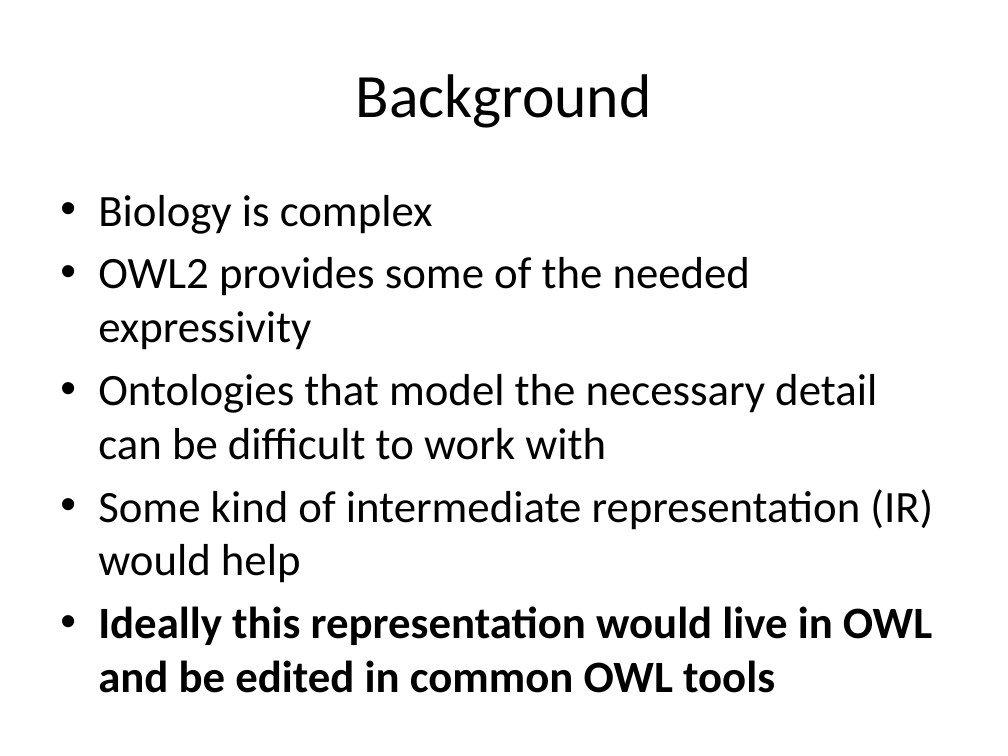
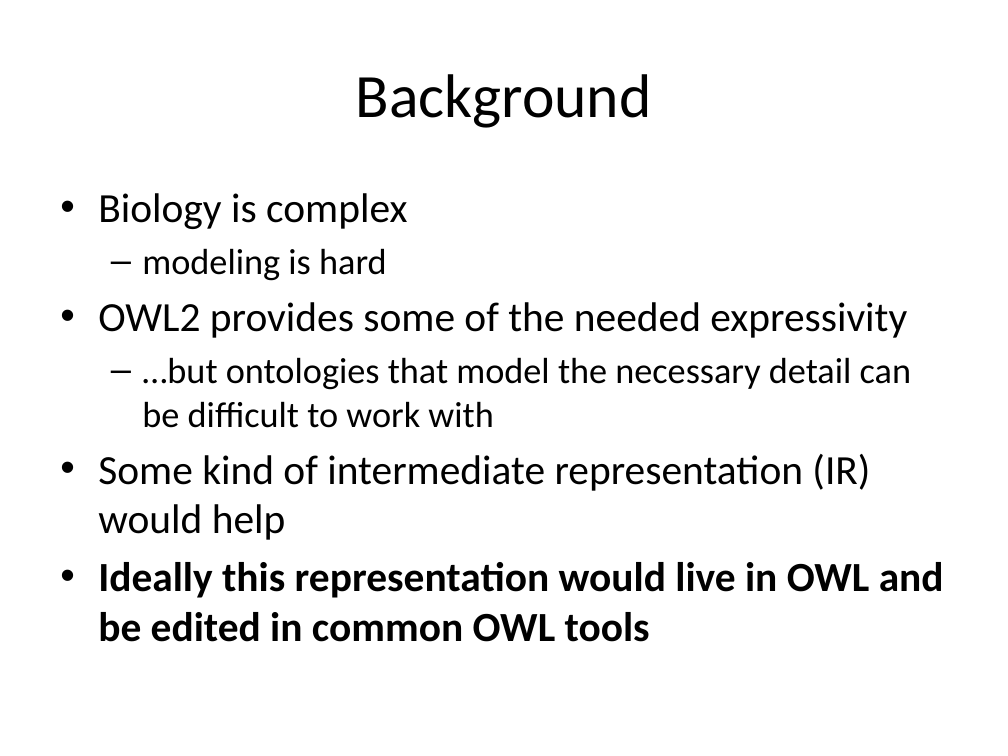
Before and after one commit to cmungall/obo2owl, a slide deck: slide 3 of papers/owled-macros-panel.pptx (slide 2 before the commit). Drawn at 1008x756 pixels with LibreOffice and Linux fonts; fonts in the diff are those of the drawing. Boxes give left, top, right and bottom in pixels: in the first picture for what was removed or moved away, otherwise in the second. Text is boxed around its words. In the diff, an @@ line names an element or a change of style, - is before the commit and + after.

```diff
--- a/papers/owled-macros-panel.pptx
+++ b/papers/owled-macros-panel.pptx
@@ text at (98, 193, 944, 642): size 32 to 29.6 pt in "Biology is complex", "OWL2 provides some of the needed expressivity", "Some kind of intermediate representation (IR) would ...", "Ideally this representation would live in OWL ..." @@
@@ text at (142, 248, 387, 281): paragraph added @@
+  – modeling is hard
@@ text at (142, 357, 911, 428): text changed; size 32 to 25.9 pt @@
-• Ontologies that model the necessary detail can be difficult to work with
+  – …but ontologies that model the necessary detail can be difficult to work with
```
Also in this commit, not shown: 9 other slides changed, 8 slides added.
